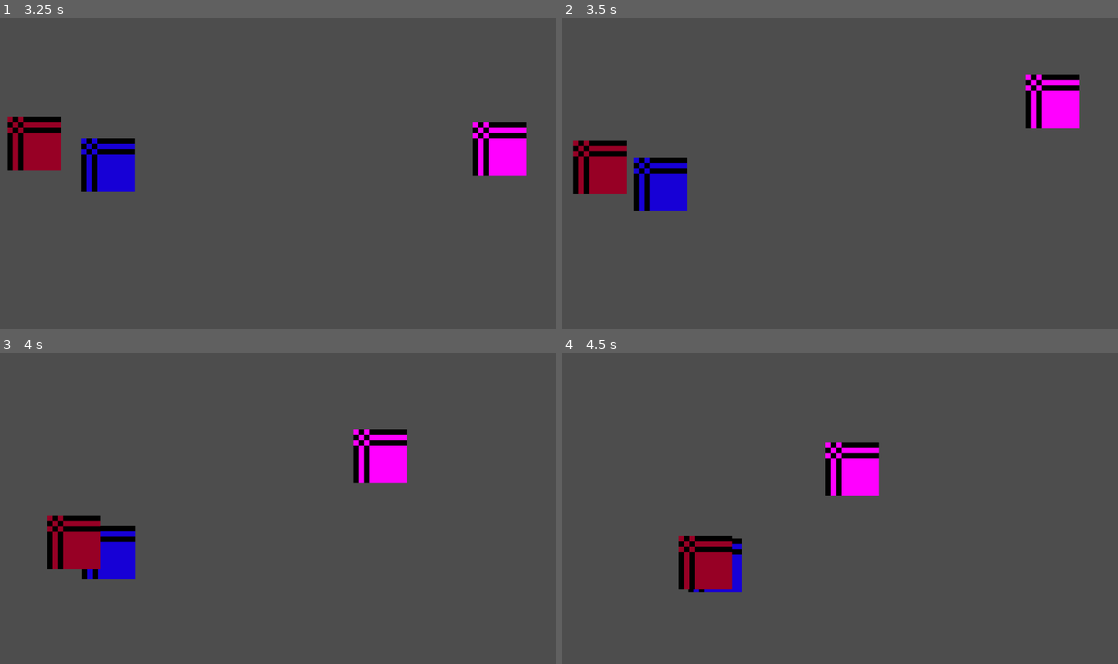
Above: before the commit, frames 1-4 (two rows, left to right).
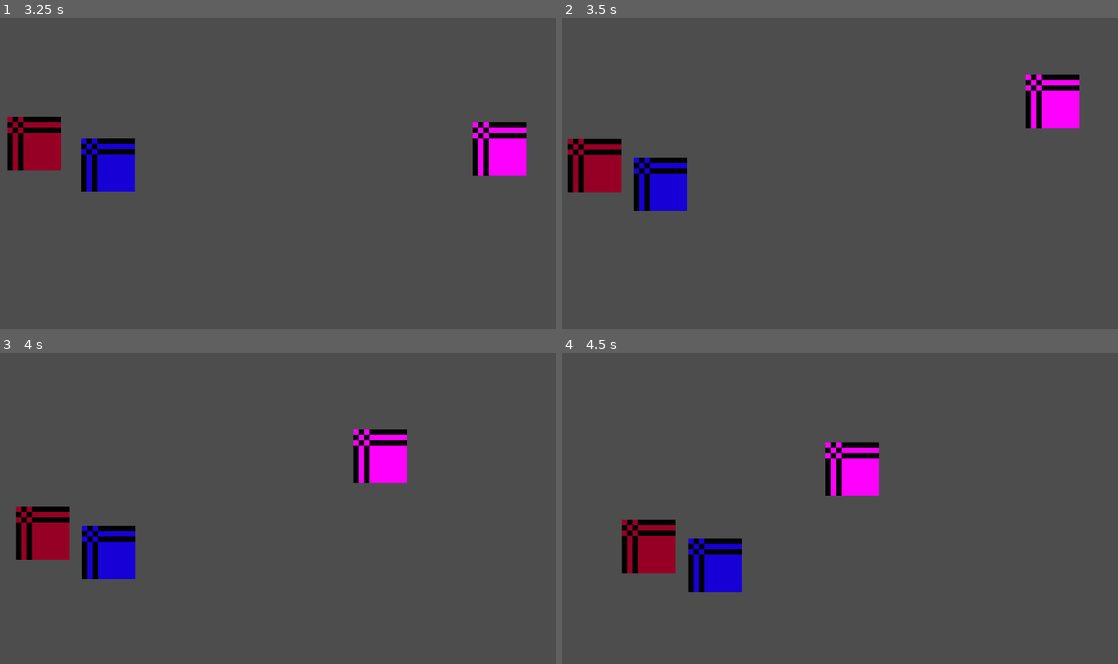
Above: after the commit, the same moments.

Repository: anqilique/GDGJam2-2025
Game: Godot game, scene res://Scenes/main.tscn
Two runs of this game, one before a commit and one after it. Both use one fixed random seed, a clock stepped at 60 frames per second and the inputs below.
Inputs:
- Up to frame 1 (3.25 s): hold D (fire_cat_move_right) 0.53-1.28 s; hold S (fire_cat_move_down) 1.28-2.03 s; hold D (fire_cat_move_right) 2.03-2.78 s; hold W (fire_cat_move_up) from 2.78 s (still down)
- Up to frame 2 (3.5 s): keep holding W (fire_cat_move_up)
- Up to frame 3 (4 s): release W (fire_cat_move_up) at 3.53 s; hold A (fire_cat_move_left) from 3.53 s (still down)
- Up to frame 4 (4.5 s): keep holding A (fire_cat_move_left)

Frame 1 is identical in both runs. In frame 2, 1.0% of the frame differs, in the area x 0-12%, y 38-57%; in frame 3, 2.4%; in frame 4, 3.2%, in the area x 10-31%, y 53-77%.
Error before the commit: Invalid access to property or key 'current_state' on a base object of type 'Nil'. (res://Scripts/Shadow/ShadowHitbox.gd:12)
Error after the commit: Invalid access to property or key 'current_state' on a base object of type 'Nil'. (res://Scripts/YarnCat/States/YCatHit.gd:14)

Commit message:
hooked up shadow @export variables

Diff:
--- a/Scenes/shadow.tscn
+++ b/Scenes/shadow.tscn
@@ -26,8 +26,10 @@
 modulate = Color(0.591381, 0, 0.143707, 1)
 texture = SubResource("PlaceholderTexture2D_8gbba")
 
-[node name="Hitbox Area2D" type="Area2D" parent="."]
+[node name="Hitbox Area2D" type="Area2D" parent="." node_paths=PackedStringArray("state_machine", "health_component")]
 script = ExtResource("1_pt8rj")
+state_machine = NodePath("../StateMachine")
+health_component = NodePath("../HealthComponent")
 
 [node name="Hitbox" type="CollisionShape2D" parent="Hitbox Area2D"]
 shape = SubResource("CircleShape2D_8pobm")
@@ -50,8 +52,9 @@
 movement_speed = 10.0
 metadata/_custom_type_script = "uid://c0rmkgfdvs7y5"
 
-[node name="ShadowHit" type="Node" parent="StateMachine"]
+[node name="ShadowHit" type="Node" parent="StateMachine" node_paths=PackedStringArray("state_machine")]
 script = ExtResource("3_xxmrs")
+state_machine = NodePath("..")
 metadata/_custom_type_script = "uid://dqp2wtkte5hth"
 
 [node name="ShadowDeath" type="Node" parent="StateMachine" node_paths=PackedStringArray("shadow_parent_node")]
